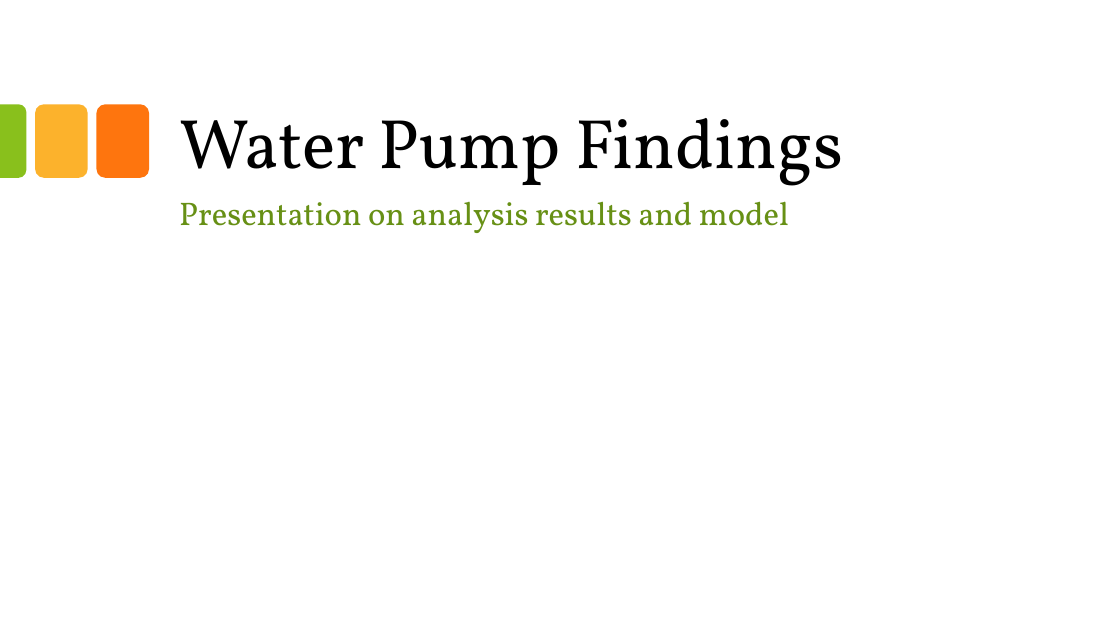
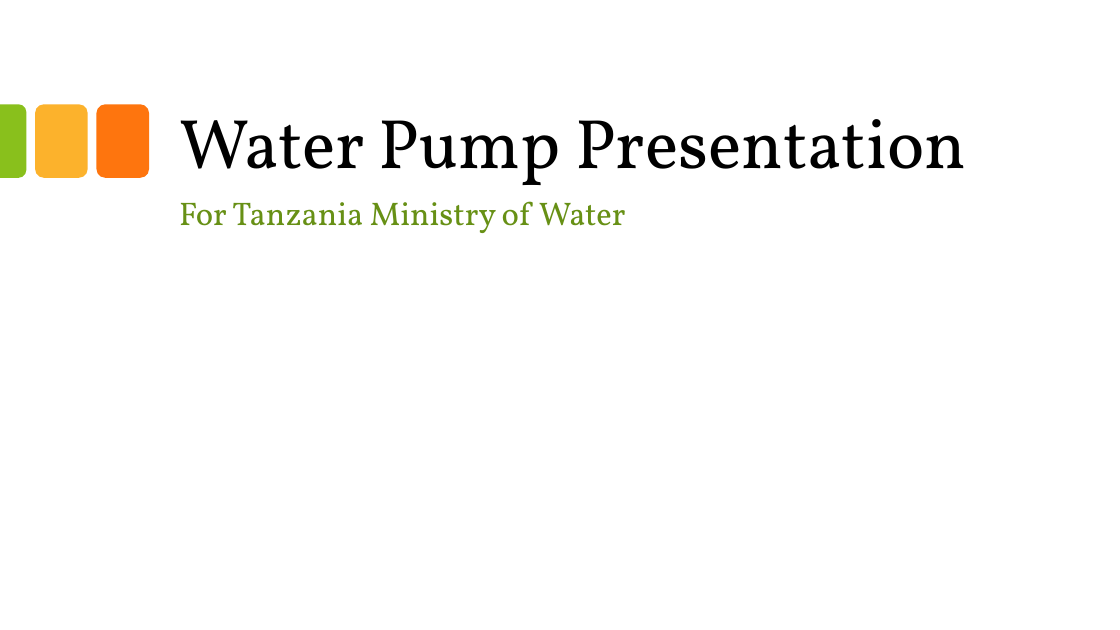
Before and after one commit to dennislamcv1/UCDAVISSQL, a slide deck: slide 1 of SQL for Data Science Capstone Project/Waterpump.pptx. Drawn at 1120x630 pixels with LibreOffice and Linux fonts; fonts in the diff are those of the drawing; background and template pictures are left out. Boxes give left, top, right and bottom in pixels: in the first picture for what was removed or moved away, otherwise in the second. Text is boxed around its words. In the diff, an @@ line names an element or a change of style, - is before the commit and + after.

```diff
--- a/SQL for Data Science Capstone Project/Waterpump.pptx
+++ b/SQL for Data Science Capstone Project/Waterpump.pptx
@@ title at (x1=179, y1=119, x2=966, y2=185): text changed @@
-Water Pump Findings
+Water Pump Presentation
@@ subtitle at (x1=179, y1=201, x2=626, y2=233): text changed @@
-Presentation on analysis results and model
+For Tanzania Ministry of Water
```
Also in this commit, not shown: 9 other slides changed, 1 other file.
